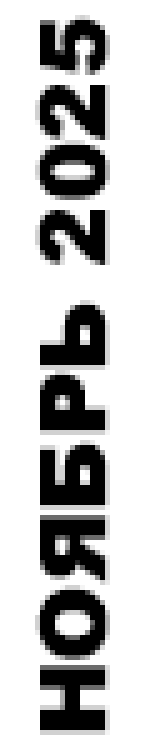
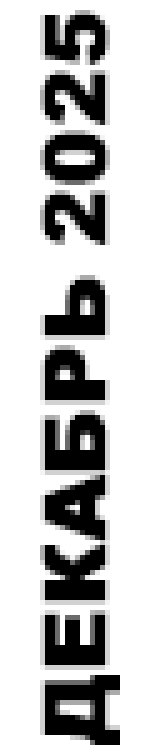
Layers edited between the first and the second 150 x 750 image:
renamed "НОЯБРЬ 2025" to "ДЕКАБРЬ 2025", painted on it over (35, 10, 120, 745)
